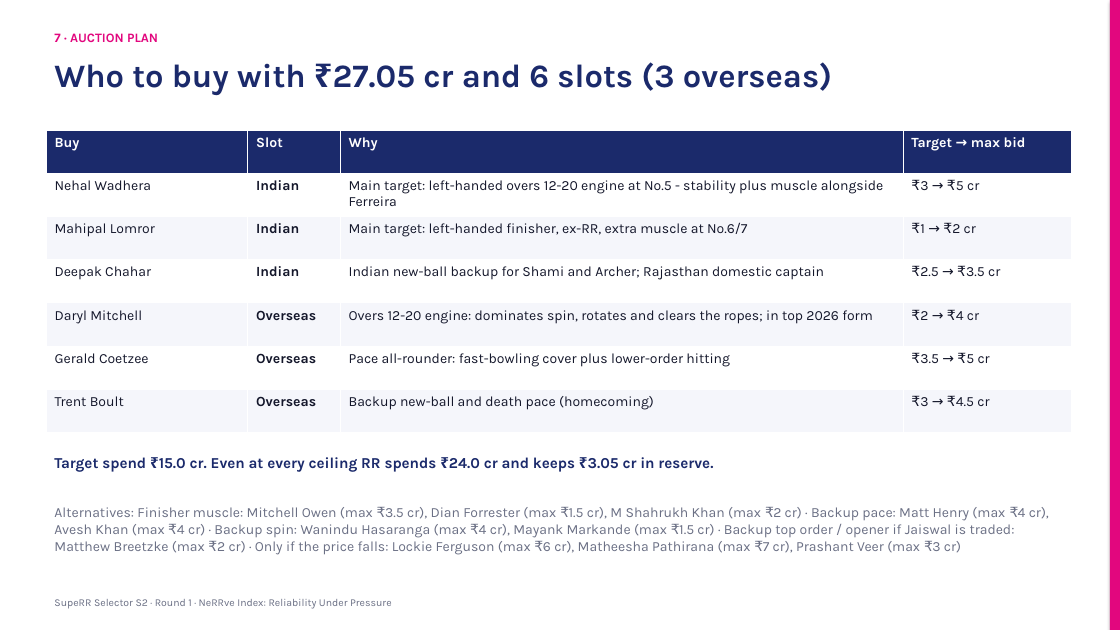
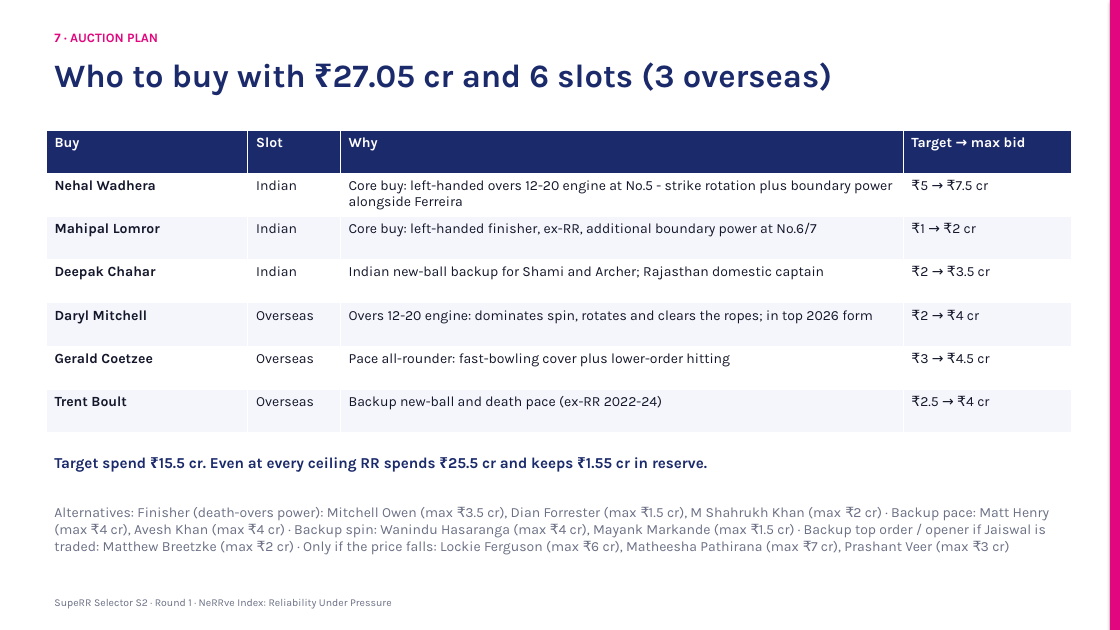
Before and after one commit to KoduruChandrasekhar/RRAuction-, a slide deck: slide 12 of submission/NeRRve_Deck.pptx (slide 11 before the commit). Drawn at 1120x630 pixels with LibreOffice and Linux fonts; fonts in the diff are those of the drawing. Boxes give left, top, right and bottom in pixels: in the first picture for what was removed or moved away, otherwise in the second. Text is boxed around its words. In the diff, an @@ line names an element or a change of style, - is before the commit and + after.

```diff
--- a/submission/NeRRve_Deck.pptx
+++ b/submission/NeRRve_Deck.pptx
@@ table at <box>46,130,1071,433</box> @@
-row 2, column 3: Main target: left-handed overs 12-20 engine at No.5 - stability plus muscle alongside Ferreira
+row 2, column 3: Core buy: left-handed overs 12-20 engine at No.5 - strike rotation plus boundary power alongside Ferreira
-row 2, column 4: ₹3 → ₹5 cr
+row 2, column 4: ₹5 → ₹7.5 cr
-row 3, column 3: Main target: left-handed finisher, ex-RR, extra muscle at No.6/7
+row 3, column 3: Core buy: left-handed finisher, ex-RR, additional boundary power at No.6/7
-row 4, column 4: ₹2.5 → ₹3.5 cr
+row 4, column 4: ₹2 → ₹3.5 cr
-row 6, column 4: ₹3.5 → ₹5 cr
+row 6, column 4: ₹3 → ₹4.5 cr
-row 7, column 3: Backup new-ball and death pace (homecoming)
+row 7, column 3: Backup new-ball and death pace (ex-RR 2022-24)
-row 7, column 4: ₹3 → ₹4.5 cr
+row 7, column 4: ₹2.5 → ₹4 cr
@@ bold on in "Nehal Wadhera", "Mahipal Lomror", "Deepak Chahar", "Daryl Mitchell" and 2 more places @@
@@ bold off in "Indian", "Indian", "Indian", "Overseas" and 2 more places @@
@@ text at <box>54,457,707,472</box>: text changed @@
-Target spend ₹15.0 cr. Even at every ceiling RR spends ₹24.0 cr and keeps ₹3.05 cr in reserve.
+Target spend ₹15.5 cr. Even at every ceiling RR spends ₹25.5 cr and keeps ₹1.55 cr in reserve.
@@ text at <box>54,507,1050,555</box>: text changed @@
-Alternatives: Finisher muscle: Mitchell Owen (max ₹3.5 cr), Dian Forrester (max ₹1.5 cr), M Shahrukh Khan (max ₹2 cr) · Backup pace: Matt Henry (max ₹4 cr), Avesh Khan (max ₹4 cr) · Backup spin: Wanindu Hasaranga (max ₹4 cr), Mayank Markande (max ₹1.5 cr) · Backup top order / opener if Jaiswal is traded: Matthew Breetzke (max ₹2 cr) · Only if the price falls: Lockie Ferguson (max ₹6 cr), Matheesha Pathirana (max ₹7 cr), Prashant Veer (max ₹3 cr)
+Alternatives: Finisher (death-overs power): Mitchell Owen (max ₹3.5 cr), Dian Forrester (max ₹1.5 cr), M Shahrukh Khan (max ₹2 cr) · Backup pace: Matt Henry (max ₹4 cr), Avesh Khan (max ₹4 cr) · Backup spin: Wanindu Hasaranga (max ₹4 cr), Mayank Markande (max ₹1.5 cr) · Backup top order / opener if Jaiswal is traded: Matthew Breetzke (max ₹2 cr) · Only if the price falls: Lockie Ferguson (max ₹6 cr), Matheesha Pathirana (max ₹7 cr), Prashant Veer (max ₹3 cr)
```
Also in this commit, not shown: 8 other slides changed, 2 slides added, 8 other files.
